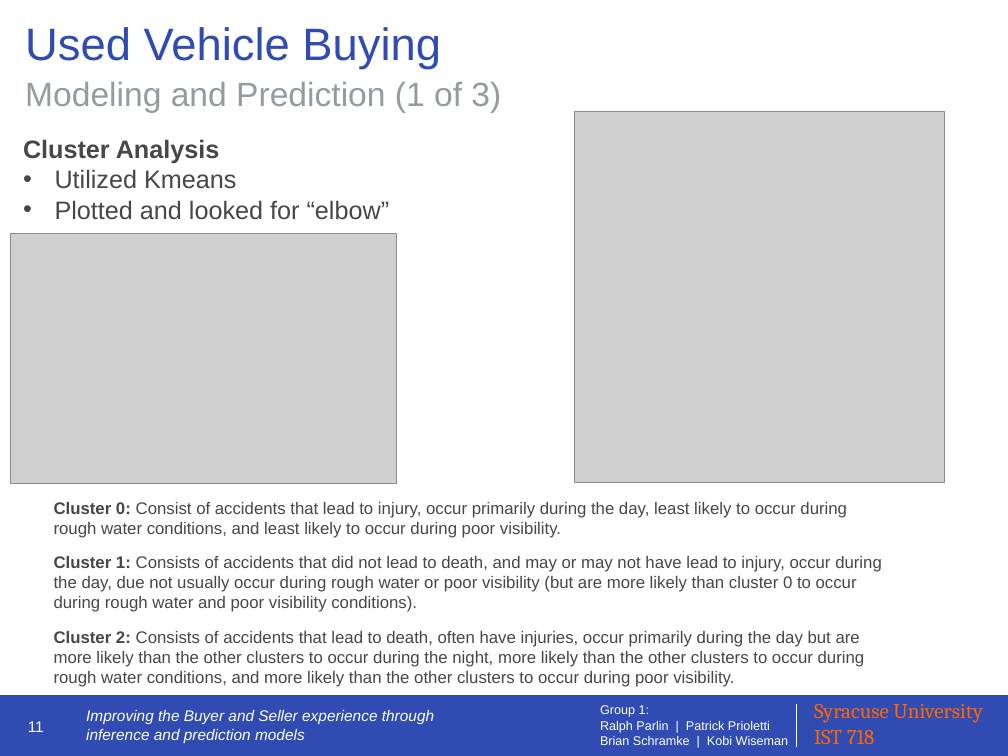
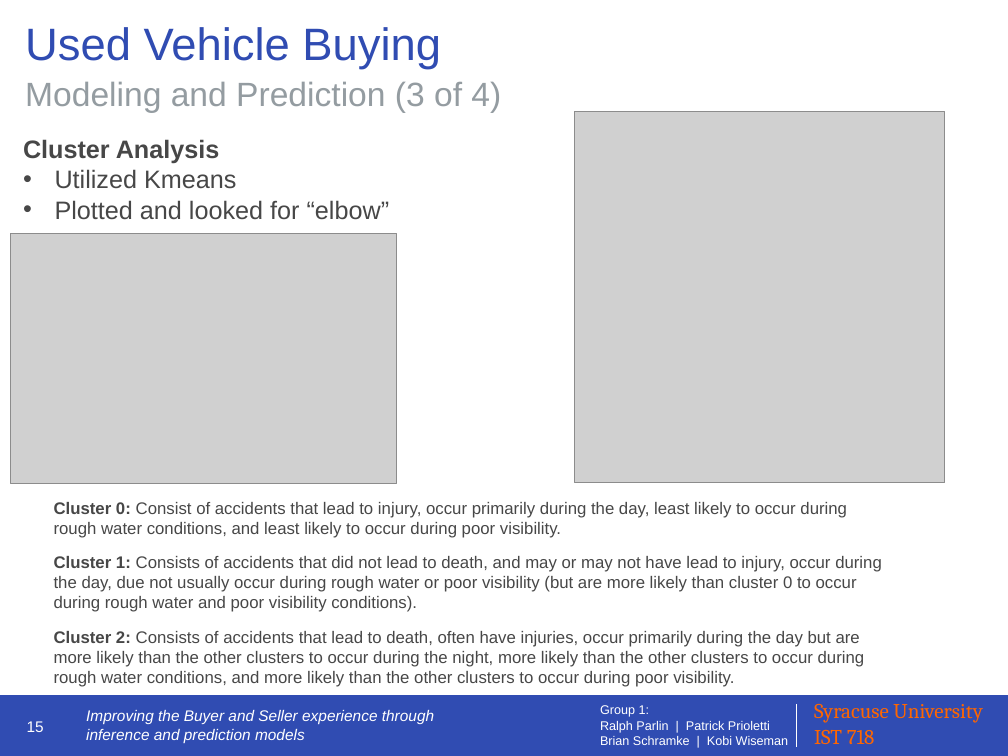
Before and after one commit to IST-718-Fall-2020/project_presentation-group1, a slide deck: slide 15 of group1_presentation_slides.pptx (slide 11 before the commit). Drawn at 1008x756 pixels with LibreOffice and Linux fonts; fonts in the diff are those of the drawing; grey boxes stand for pictures. Boxes give left, top, right and bottom in pixels: in the first picture for what was removed or moved away, otherwise in the second. Text is boxed around its words. In the diff, an @@ line names an element or a change of style, - is before the commit and + after.

```diff
--- a/group1_presentation_slides.pptx
+++ b/group1_presentation_slides.pptx
@@ text at (25,82,501,113): text changed @@
-Modeling and Prediction (1 of 3)
+Modeling and Prediction (3 of 4)
@@ page number at (27,721,44,732): text changed @@
-11
+15
```
Also in this commit, not shown: 11 other slides changed, 6 slides added, 2 slides removed.
